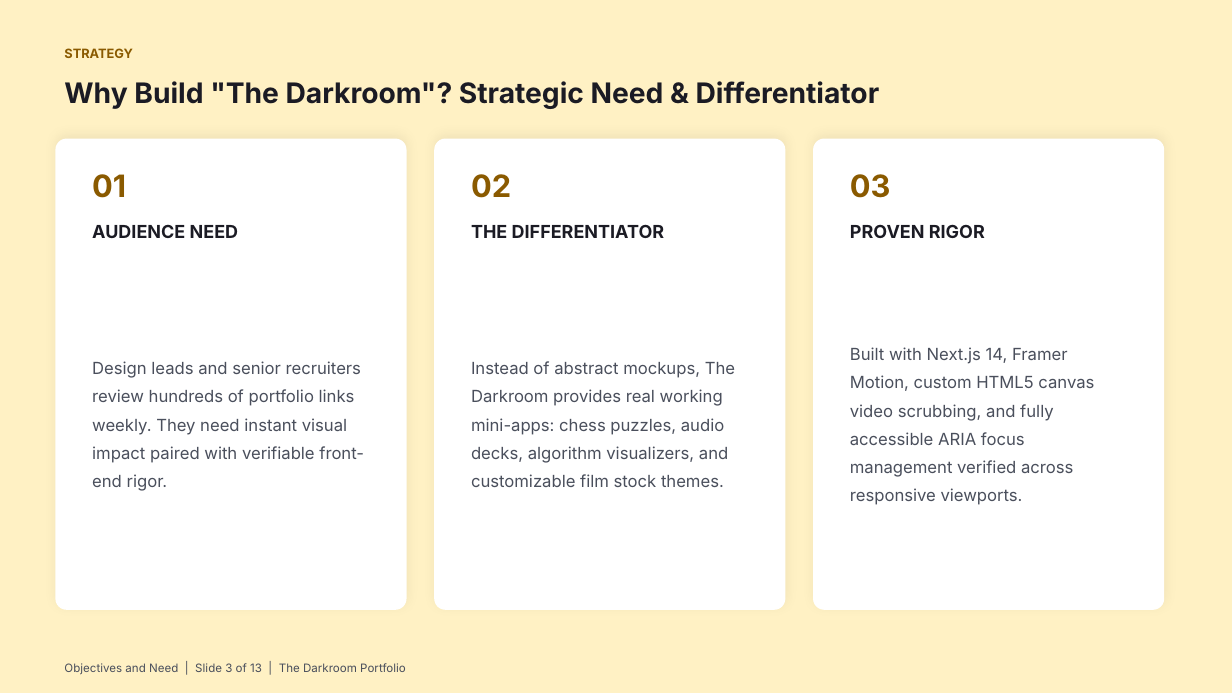
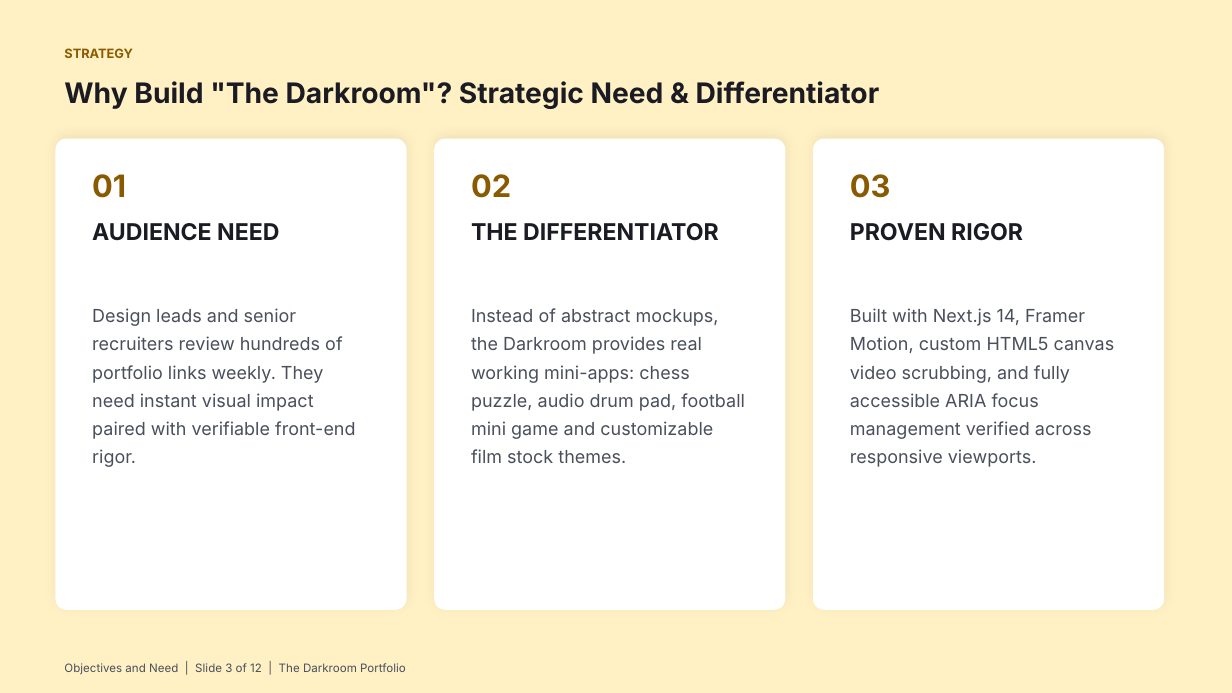
Before and after one commit to Yatin07/portfolio, a slide deck: slide 3 of Portfolio_Design_Deck.pptx. Drawn at 1232x693 pixels with LibreOffice and Linux fonts; fonts in the diff are those of the drawing. Boxes give left, top, right and bottom in pixels: in the first picture for what was removed or moved away, otherwise in the second. Text is boxed around its words. In the diff, an @@ line names an element or a change of style, - is before the commit and + after.

```diff
--- a/Portfolio_Design_Deck.pptx
+++ b/Portfolio_Design_Deck.pptx
@@ text "Design leads and senior recruiters ..." moved from (x1=92, y1=361, x2=364, y2=491) to (x1=92, y1=308, x2=356, y2=467) @@
@@ text "Design leads and senior recruiters ..." at (x1=92, y1=308, x2=356, y2=467): size 13 to 14 pt @@
@@ size 14 to 18 pt in 3 elements at (x1=92, y1=223, x2=279, y2=241), (x1=471, y1=223, x2=719, y2=241), (x1=850, y1=223, x2=1023, y2=241) @@
@@ text "Built with Next.js 14, Framer ..." moved from (x1=850, y1=347, x2=1094, y2=505) to (x1=850, y1=308, x2=1115, y2=467) @@
@@ text "Built with Next.js 14, Framer ..." at (x1=850, y1=308, x2=1115, y2=467): size 13 to 14 pt @@
@@ text at (x1=471, y1=308, x2=745, y2=463): text changed; size 13 to 14 pt @@
-Instead of abstract mockups, The Darkroom provides real working mini-apps: chess puzzles, audio decks, algorithm visualizers, and customizable film stock themes.
+Instead of abstract mockups, the Darkroom provides real working mini-apps: chess puzzle, audio drum pad, football mini game and customizable film stock themes.
@@ text at (x1=64, y1=663, x2=406, y2=675): text changed @@
-Objectives and Need | Slide 3 of 13 | The Darkroom Portfolio
+Objectives and Need | Slide 3 of 12 | The Darkroom Portfolio
```
Also in this commit, not shown: 11 other slides changed, 1 slide removed, 2 other files.
